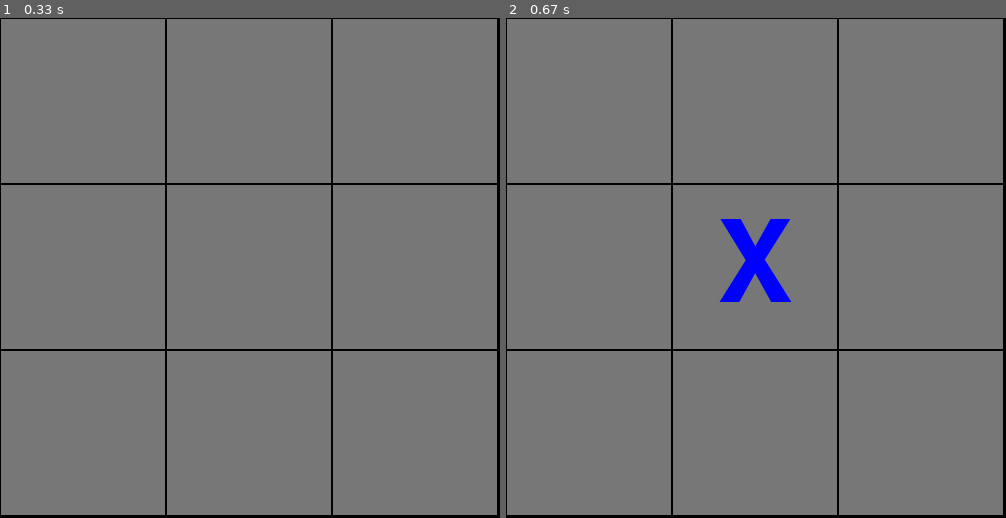
Above: before the commit, frames 1-2 (left to right).
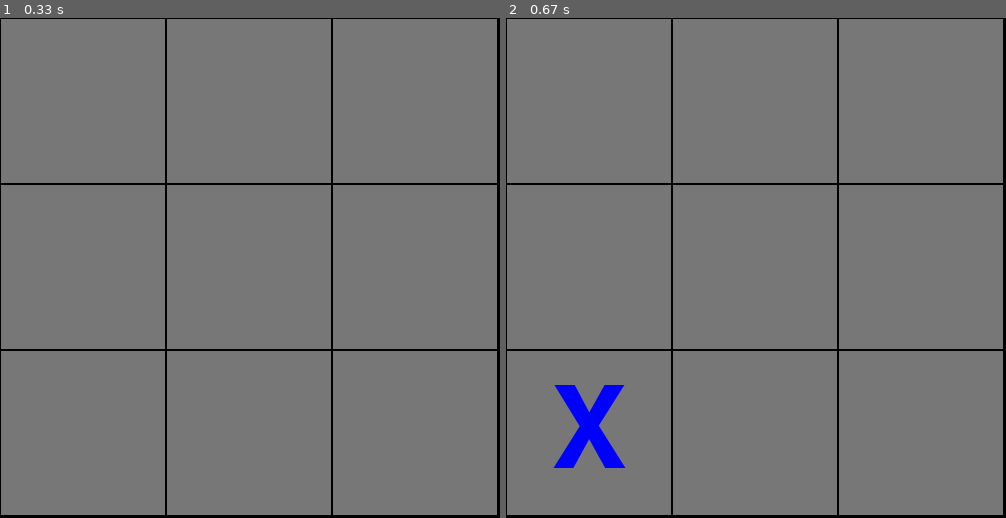
Above: after the commit, the same moments.

Repository: nafiz1001/tic-tac-toe-pygame
Game: pygame game, started from main.py
Same seed, same stepped clock (60 frames per second), same inputs: the game is played once before the commit and once after it.
Inputs:
- Up to frame 1 (0.33 s): no input
- Up to frame 2 (0.67 s): tap R at 0.33 s

Frame 1 is identical in both runs. In frame 2, 2.4% of the frame differs, in the area x 9-57%, y 40-90%.

Commit message:
use Game for AI

Diff:
--- a/ai.py
+++ b/ai.py
@@ -1,38 +1,30 @@
 import random
-import tictactoe
+import game
 
 
-class TicTacToeAI:
+class GameAI:
     def __init__(self) -> None:
         pass
 
-    def play(self, ttt: tictactoe.TicTacToe):
-        symbol = ttt.curr_player()
-        open_points = [
-            p for p, s in ttt.curr_board().items() if s == tictactoe.EMPTY_CELL
-        ]
+    def play(self, game: game.Game) -> game.Game:
+        procedures = list(game.procedures())
 
-        if open_points:
-            evaluations = [0] * len(open_points)
-            indices = list(range(1, len(evaluations)))
+        if procedures:
+            index = game.evaluation_index()
+            evaluations = [0] * len(procedures)
 
-            for i, op in enumerate(open_points):
-                path = [op] + [p for p in open_points if p != op]
+            for i, procedure in enumerate(procedures):
+                newgame = procedure()
+
                 for _ in range(100):
-                    random.shuffle(indices)
-                    for a, b in zip(indices[:-1], indices[1:]):
-                        path[a], path[b] = path[b], path[a]
+                    newnewgame = newgame
+                    newnewprocedures = list(newnewgame.procedures())
 
-                    newttt = ttt
-                    for p in path:
-                        newttt = newttt.play(p)
+                    while newnewprocedures:
+                        newnewgame = random.choice(newnewprocedures)()
+                        newnewprocedures = list(newnewgame.procedures())
 
-                    res = newttt.curr_state()
-                    if isinstance(res, tictactoe.TicTacToe.Win):
-                        if res.player == symbol:
-                            evaluations[i] += len(res.strats)
-                        else:
-                            evaluations[i] -= len(res.strats)
+                    evaluations[i] += newnewgame.evaluation()[index]
 
-            best, _ = max(zip(open_points, evaluations), key=lambda x: x[1])
-            return best
+            best_index, _ = max(enumerate(evaluations), key=lambda x: x[1])
+            return procedures[best_index]()
--- a/main.py
+++ b/main.py
@@ -5,7 +5,7 @@
 import random
 
 ttt = tictactoe.TicTacToe.new()
-tttai = ai.TicTacToeAI()
+tttai = ai.GameAI()
 tttai_symbol = random.choice(tictactoe.PLAYERS)
 
 pygame.init()
@@ -37,7 +37,12 @@
             if symbol != tttai_symbol and mouseup:
                 cellpos = board.pos_to_cell(*pygame.mouse.get_pos())
             elif symbol == tttai_symbol:
-                cellpos = tttai.play(ttt)
+
+                def cast(g) -> tictactoe.TicTacToe:
+                    return g
+
+                newgame = cast(tttai.play(ttt))
+                cellpos = newgame.point_added()
 
             if cellpos:
                 newttt = ttt.play(cellpos)
